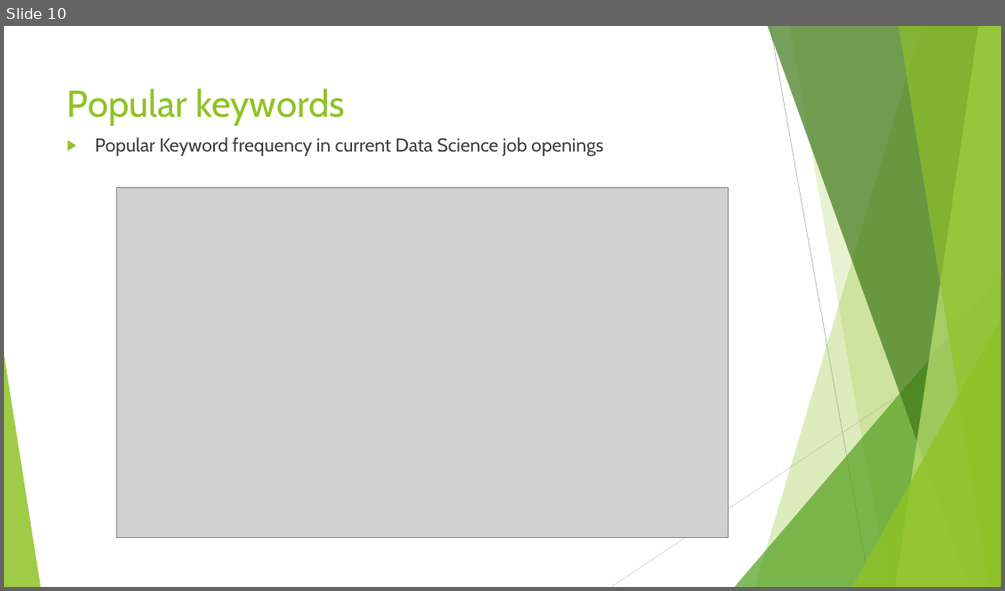
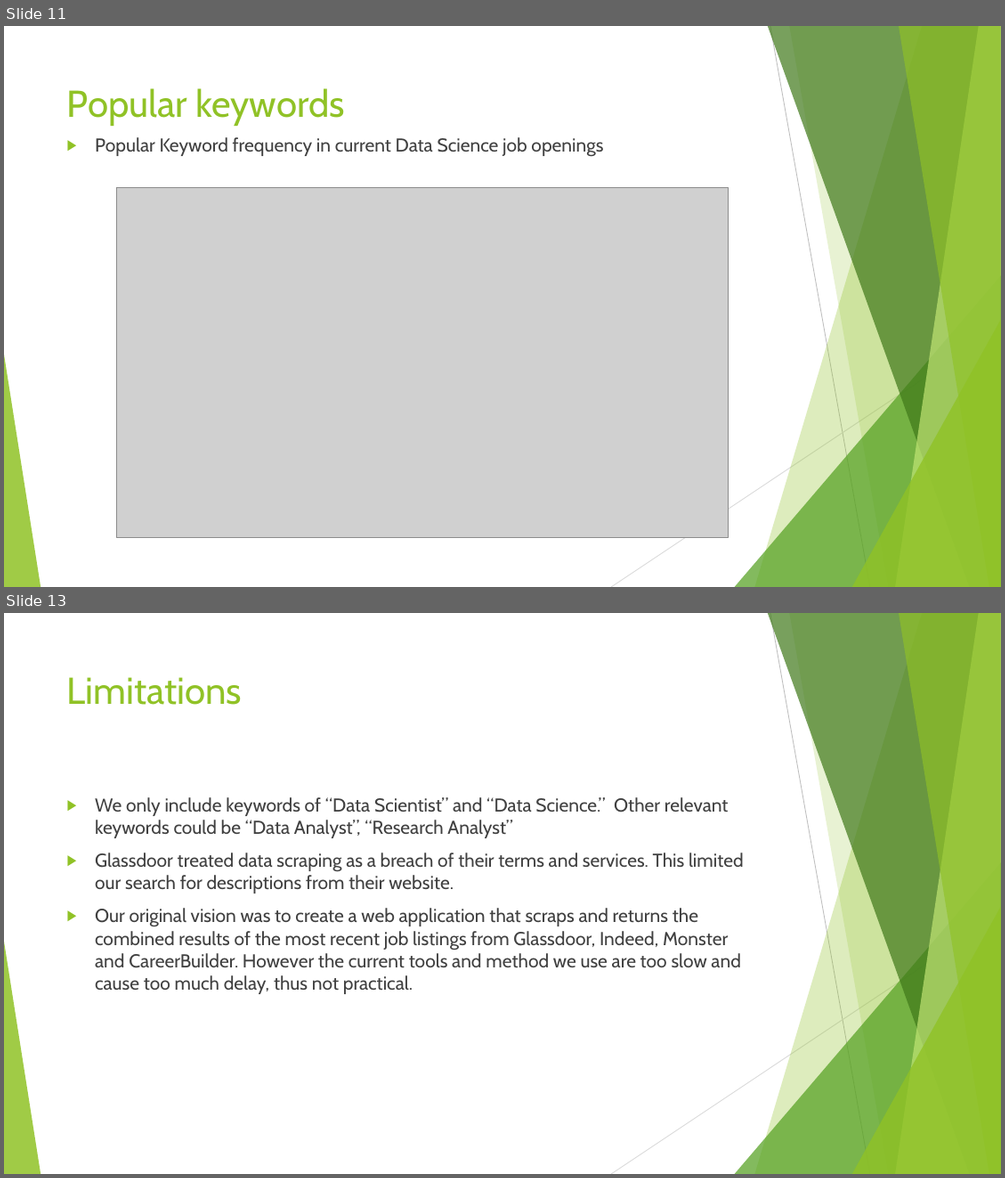
Before and after one commit to ChrNg404/Data_Science_ETL_Project, a slide deck: ETL Presentation.pptx. Shown one above the other, each under a label of ours: slide 10 before the commit, slides 11 and 13 after it; the slides between them are not shown. The pictures are 1005x591 and 1005x1178 pixels, drawn with LibreOffice and Linux fonts; fonts in the diff are those of the drawing; grey boxes stand for pictures. Boxes give left, top, right and bottom in pixels: in the first picture for what was removed or moved away, otherwise in the second. Text is boxed around its words. In the diff, an @@ line names an element or a change of style, - is before the commit and + after.

```diff
--- a/ETL Presentation.pptx
+++ b/ETL Presentation.pptx
@@ slide 13 added at box(4, 613, 1001, 1174), background #FFFFFF; not listed: 10 template elements that a slide beside it also shows @@
@@ title added at box(67, 677, 243, 705), 36 pt, text #90C226 @@
+Limitations
@@ text added at box(95, 797, 744, 994), 18 pt, text #404040 @@
+▶ We only include keywords of “Data Scientist” and “Data Science.” Other relevant keywords could be “Data Analyst”, “Research Analyst”
+▶ Glassdoor treated data scraping as a breach of their terms and services. This limited our search for descriptions from their website.
+▶ Our original vision was to create a web application that scraps and returns the combined results of the most recent job listings from Glassdoor, Indeed, Monster and CareerBuilder. However the current tools and method we use are too slow and cause too much delay, thus not practical.
@@ what was slide 10 is now slide 11 @@
```
Also in this commit, not shown: 5 slides changed, 1 other slide added.
